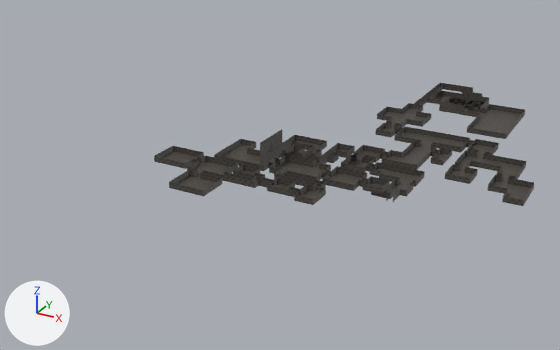
One commit to the Blender file Assets/Blender/level1.blend: the scene before it, then after it.
Before and after are seen from a 50 mm lens placed at (121.0, -194.6, 94.7), pointed at (2.6, 20.7, -12.9). The lights are fixed; the arrows at lower left show +X, +Y and +Z. Mesh edges are drawn as thin lines on the coarser meshes.

The older version as bpy lines, for what is in view:
```python
me_plane = bpy.data.meshes.new('Plane')
me_plane.from_pydata(...)  # 7640 vertices, 1910 faces; spans x -23.0..85.0, y -29.0..111.0, z -6.0..10.0
me_plane.materials.append(mat_floor01_png)  # picture img_floor01_png
me_plane_001 = bpy.data.meshes.new('Plane.001')
me_plane_001.from_pydata(...)  # 148 vertices, 37 faces; spans x -53.0..75.0, y -40.0..40.0, z 2.0
me_plane_001.materials.append(mat_ceiling_png)  # picture img_ceiling_png
# before: 30 (-21.0, -24.0, 2.0), 31 (-5.0, -24.0, 2.0), 32 (-21.0, -7.0, 2.0), 33 (-5.0, -7.0, 2.0) at pixel (216, 157)
ob_plane = bpy.data.objects.new('Plane', me_plane)
ob_plane.location = (0.0, 0.0, 0.0)
ob_plane_001 = bpy.data.objects.new('Plane.001', me_plane_001)
ob_plane_001.location = (0.0, 0.0, 0.0)
ob_plane_001.hide_set(True)  # its collection is switched off
```
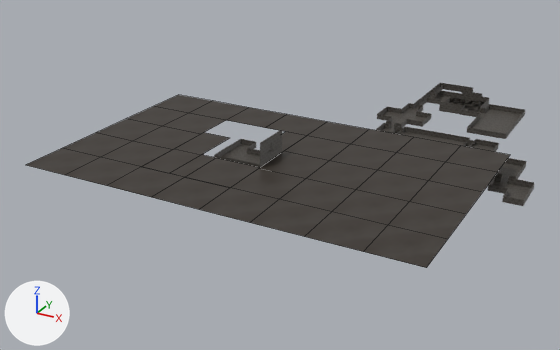
Changed parts and their boxes [x1, y1, x2, y2] in the pictures (560 x 350 px):
'Plane.001', shown
    after: [26, 95, 510, 268]
part 1 of me_plane_001, built on
    after: [142, 133, 229, 177]
'Plane', unchanged, covered by the edit
    before: [154, 83, 534, 206]
    after: [202, 83, 534, 206]

The change, as a list of edits to the scene's bpy script:
```text
Change me_plane_001:
    used by ob_plane_001; location = (0.0, 0.0, 0.0)
    verts and faces of me_plane_001; kept vertices keep their numbers, new ones are numbered from 148
    remove me_plane_001.from_pydata(...)  # 148 vertices, 37 faces; spans x -53.0..75.0, y -40.0..40.0, z 2.0
    add me_plane_001.from_pydata(...)  # 154 vertices, 39 faces; spans x -53.0..75.0, y -40.0..40.0, z 2.0
    me_plane_001 part 1
    add delete_faces([(30, 32, 33, 31)])
    add verts[148] = (-10.5, -24.0, 2.0)  # pixel (169, 173)
    add verts[149] = (-21.0, -7.0, 2.0)  # pixel (174, 148)
    add verts[150] = (-10.5, -7.0, 2.0)  # pixel (201, 154)
    add for new, old in zip([151, 152, 153], [148, 149, 150]): verts[new] = verts[old] + (0.0, 17.0, 0.0)
    add faces += [(31, 148, 151, 33), (30, 32, 151, 148), (149, 152, 153, 150)]
Change ob_plane_001:
    remove ob_plane_001.hide_set(True)  # its collection is switched off
```
